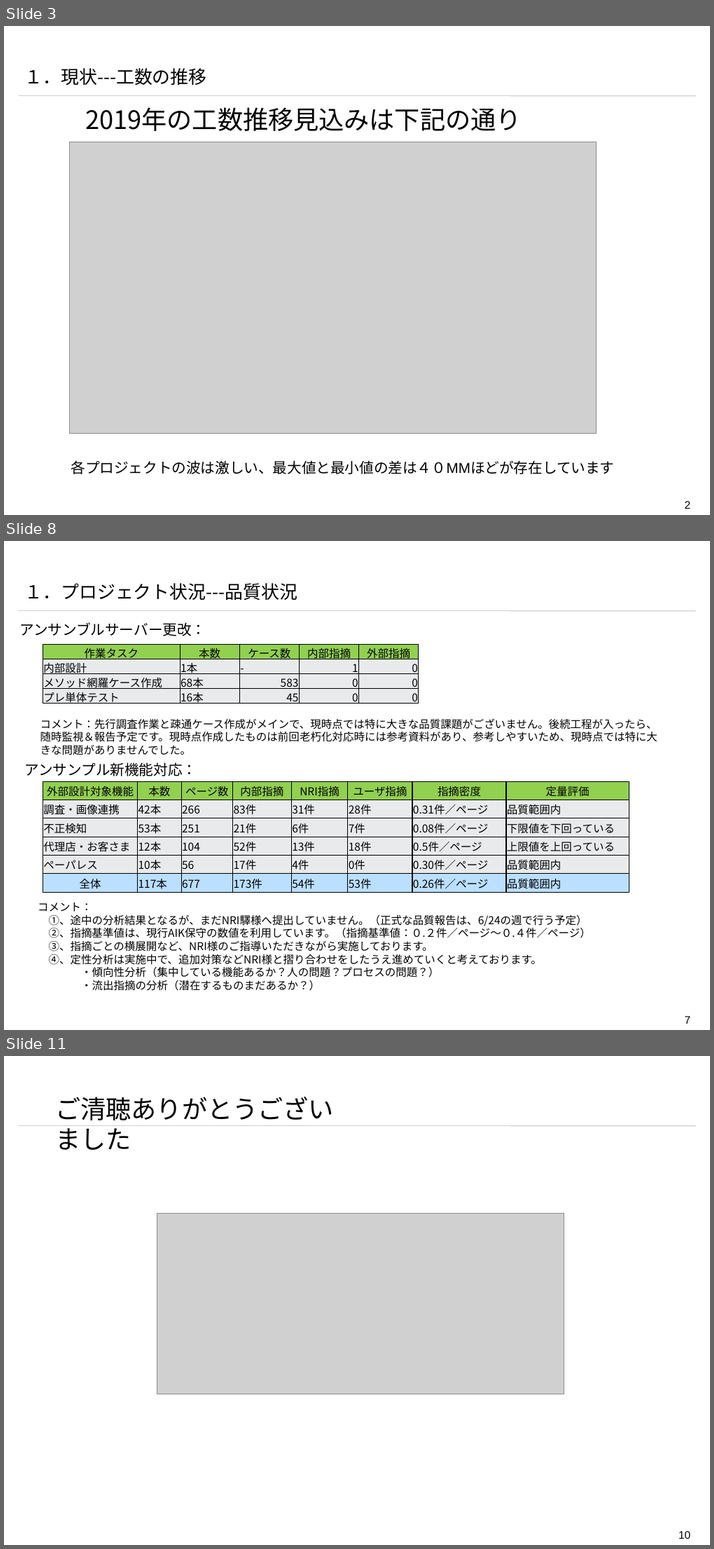
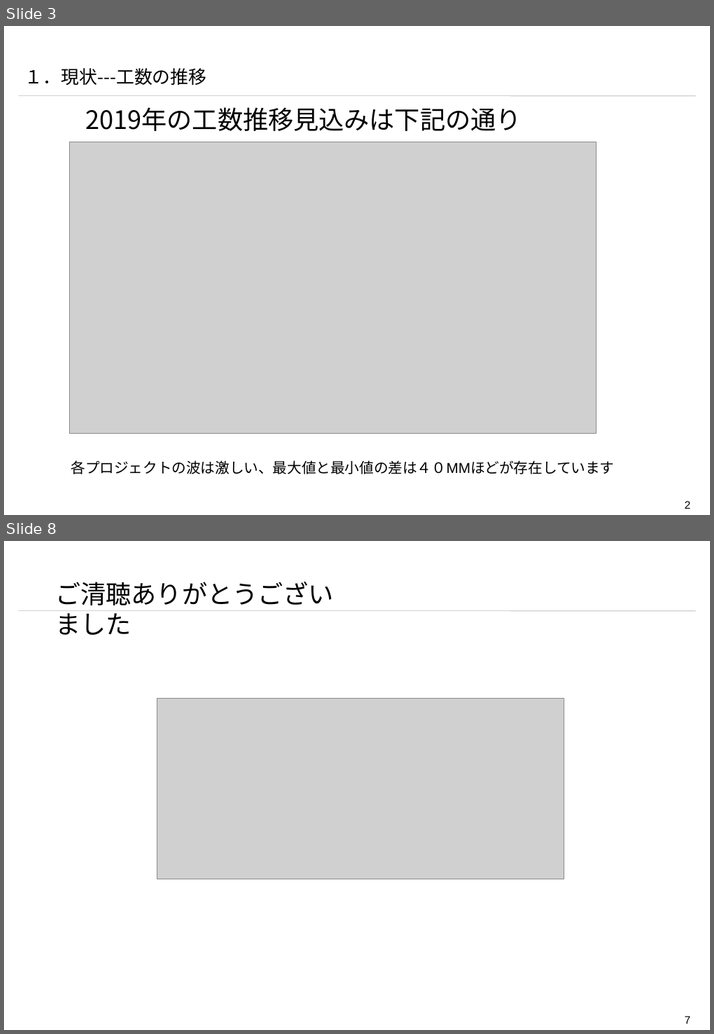
Before and after one commit to yjm821/blog, a slide deck: 【海隆信技開発一部】損保グループ課題の考え.pptx. Shown one above the other, each under a label of ours: slides 3, 8 and 11 before the commit, slides 3 and 8 after it; the slides between them are not shown. The pictures are 714x1549 and 714x1034 pixels, drawn with LibreOffice and Linux fonts; fonts in the diff are those of the drawing; grey boxes stand for pictures; background and template pictures are left out. Boxes give left, top, right and bottom in pixels: in the first picture for what was removed or moved away, otherwise in the second. Text is boxed around its words. In the diff, an @@ line names an element or a change of style, - is before the commit and + after.

```diff
--- a/【海隆信技開発一部】損保グループ課題の考え.pptx
+++ b/【海隆信技開発一部】損保グループ課題の考え.pptx
@@ slide 8 removed at [4,541,710,1030], background #FFFFFF; not listed: 2 template elements that a slide beside it also shows @@
@@ text removed at [25,583,297,600] @@
-１．プロジェクト状況---品質状況
@@ text removed at [19,622,206,636] @@
-アンサンブルサーバー更改：
@@ table removed at [43,645,420,706], 4 rows, 5 columns @@
-作業タスク | 本数 | ケース数 | 内部指摘 | 外部指摘
-内部設計 | 1本 | - | 1 | 0
-メソッド網羅ケース作成 | 68本 | 583 | 0 | 0
-プレ単体テスト | 16本 | 45 | 0 | 0
@@ text removed at [40,718,657,755] @@
-コメント：先行調査作業と疎通ケース作成がメインで、現時点では特に大きな品質課題がございません。後続工程が入ったら、随時監視＆報告予定です。現時点作成したものは前回老朽化対応時には参考資料があり、参考しやすいため、現時点では特に大きな問題がありませんでした。
@@ text removed at [25,762,197,776] @@
-アンサンプル新機能対応：
@@ table removed at [43,781,629,892], 6 rows, 8 columns @@
-外部設計対象機能 | 本数 | ページ数 | 内部指摘 | NRI指摘 | ユーザ指摘 | 指摘密度 | 定量評価
-調査・画像連携 | 42本 | 266 | 83件 | 31件 | 28件 | 0.31件／ページ | 品質範囲内
-不正検知 | 53本 | 251 | 21件 | 6件 | 7件 | 0.08件／ページ | 下限値を下回っている
-代理店・お客さま | 12本 | 104 | 52件 | 13件 | 18件 | 0.5件／ページ | 上限値を上回っている
-ペーパレス | 10本 | 56 | 17件 | 4件 | 0件 | 0.30件／ページ | 品質範囲内
-全体 | 117本 | 677 | 173件 | 54件 | 53件 | 0.26件／ページ | 品質範囲内
@@ text removed at [38,902,591,990] @@
-コメント：
-①、途中の分析結果となるが、まだNRI驛様へ提出していません。（正式な品質報告は、6/24の週で行う予定）
-②、指摘基準値は、現行AIK保守の数値を利用しています。（指摘基準値：０.２件／ページ～０.４件／ページ）
-③、指摘ごとの横展開など、NRI様のご指導いただきながら実施しております。
-④、定性分析は実施中で、追加対策などNRI様と摺り合わせをしたうえ進めていくと考えております。
-・傾向性分析（集中している機能あるか？人の問題？プロセスの問題？）
-・流出指摘の分析（潜在するものまだあるか？）
@@ what was slide 11 is now slide 8 @@
@@ page number at [684,1016,691,1023]: text changed @@
-10
+7
```
Also in this commit, not shown: 3 slides changed, 1 slide added, 3 other slides removed.
